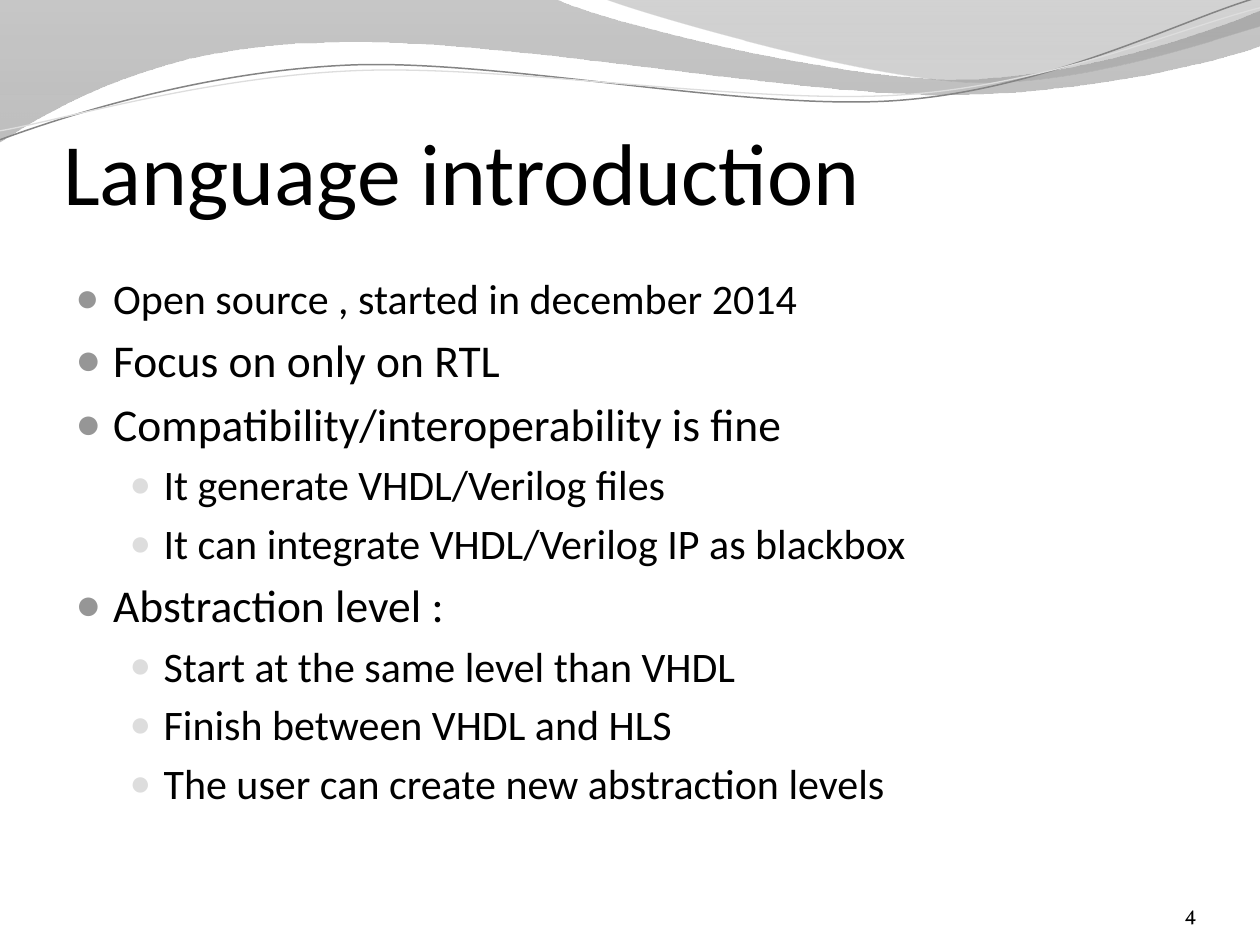
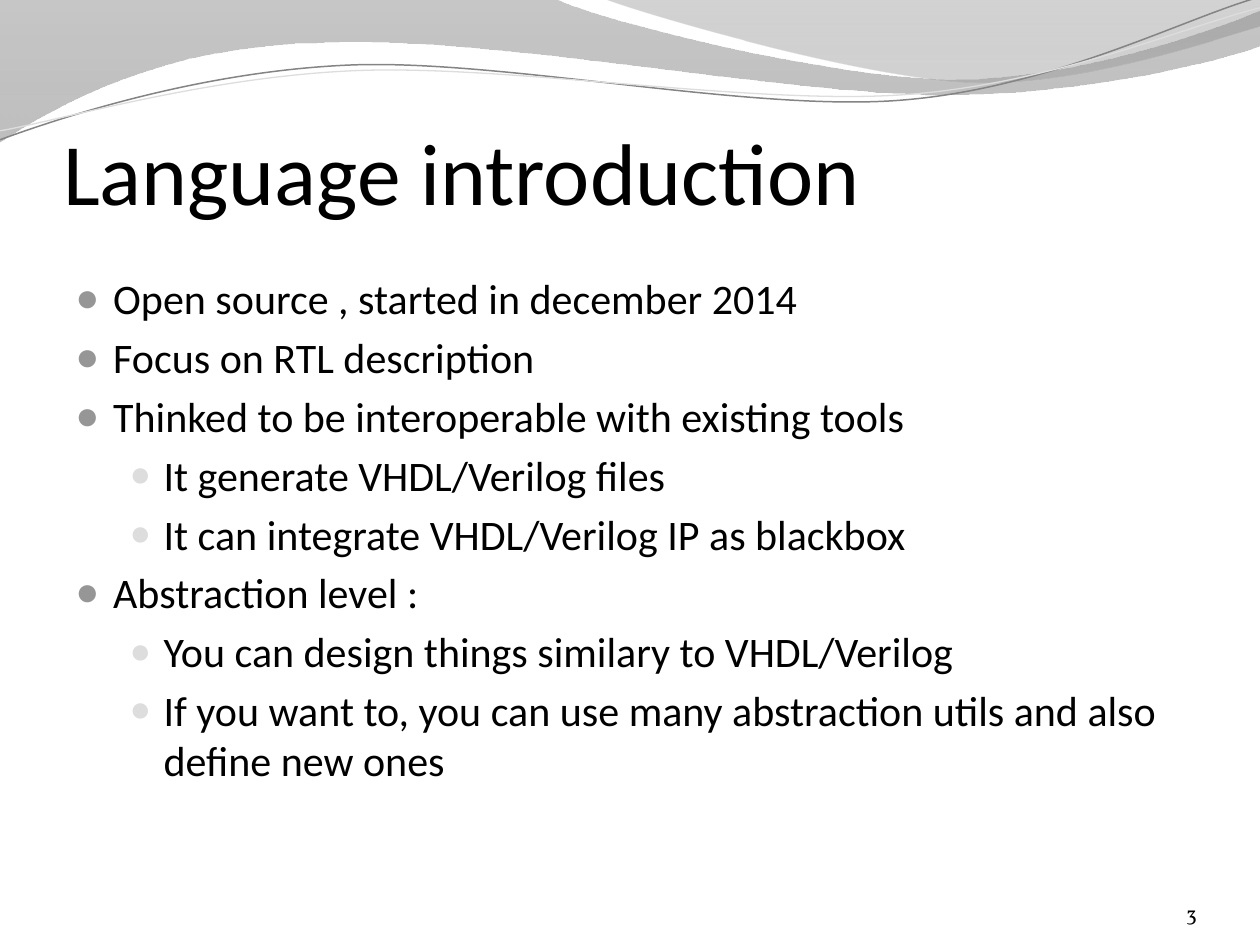
Before and after one commit to SpinalHDL/SpinalDoc, a slide deck: slide 3 of presentation/en/presentation.pptx (slide 4 before the commit). Drawn at 1260x945 pixels with LibreOffice and Linux fonts; fonts in the diff are those of the drawing; background and template pictures are left out. Boxes give left, top, right and bottom in pixels: in the first picture for what was removed or moved away, otherwise in the second. Text is boxed around its words. In the diff, an @@ line names an element or a change of style, - is before the commit and + after.

```diff
--- a/presentation/en/presentation.pptx
+++ b/presentation/en/presentation.pptx
@@ text at box(113, 343, 904, 440): text changed; size 26 to 24 pt @@
-● Focus on only on RTL
-● Compatibility/interoperability is fine
+● Focus on RTL description
+● Thinked to be interoperable with existing tools
@@ text at box(113, 578, 397, 609): size 26 to 24 pt in "Abstraction level :" @@
@@ text at box(164, 637, 1156, 777): text changed @@
-  ● Start at the same level than VHDL
-  ● Finish between VHDL and HLS
-  ● The user can create new abstraction levels
+  ● You can design things similary to VHDL/Verilog
+  ● If you want to, you can use many abstraction utils and also define new ones
@@ page number at box(1186, 910, 1197, 925): text changed @@
-4
+3
```
Also in this commit, not shown: 20 other slides changed, 3 slides added, 5 slides removed, 2 other files.
